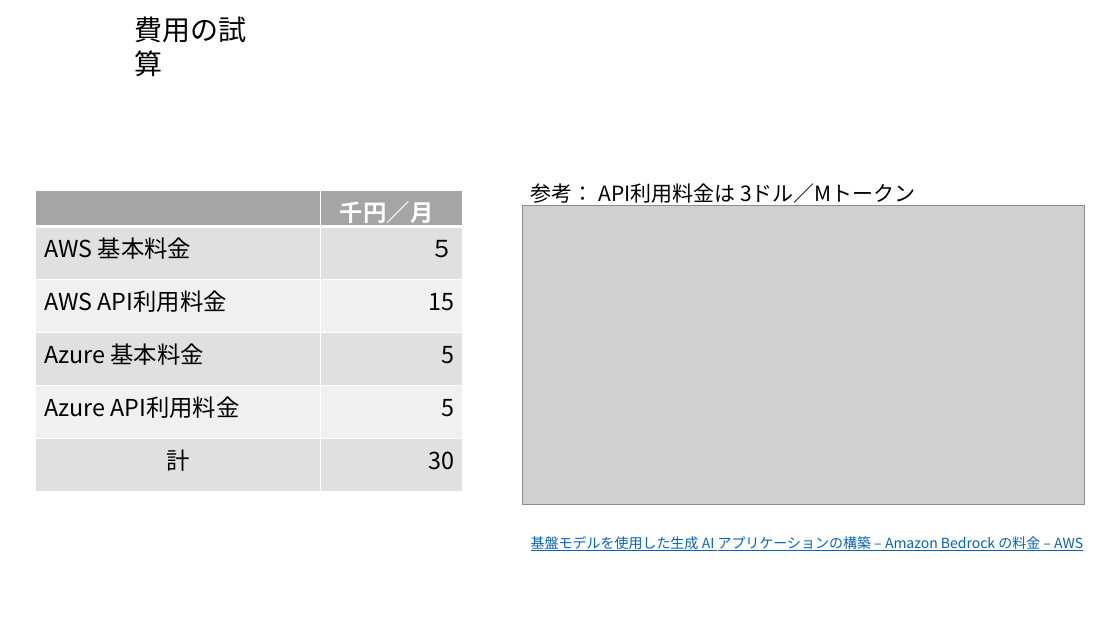
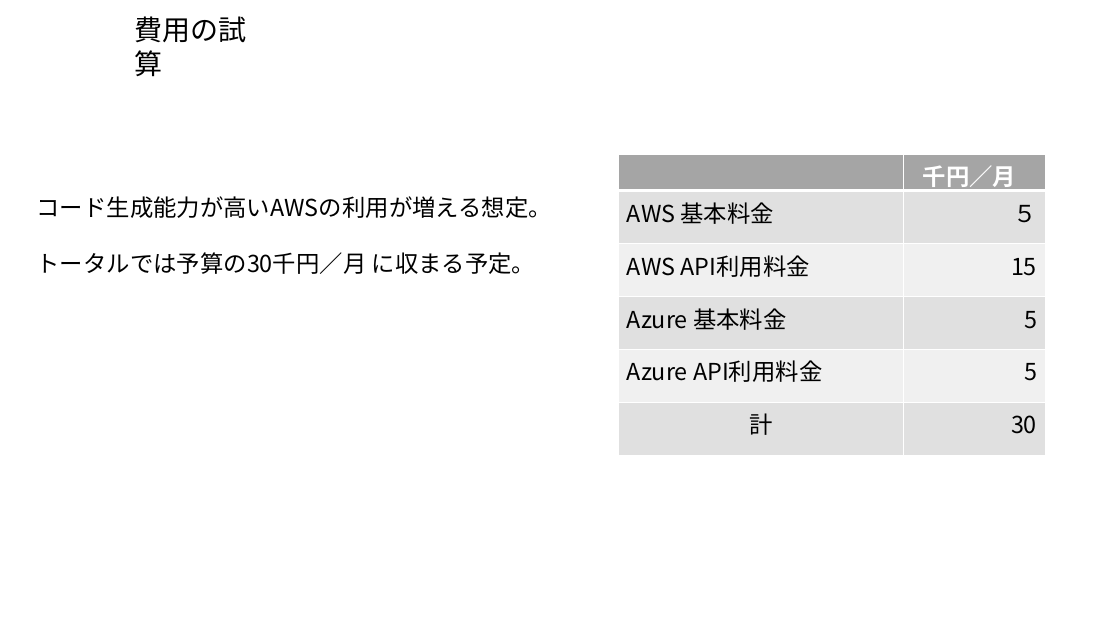
Before and after one commit to kiri0408/tyaga, a slide deck: slide 6 of aws_memo.pptx (slide 4 before the commit). Drawn at 1120x630 pixels with LibreOffice and Linux fonts; fonts in the diff are those of the drawing; grey boxes stand for pictures. Boxes give left, top, right and bottom in pixels: in the first picture for what was removed or moved away, otherwise in the second. Text is boxed around its words. In the diff, an @@ line names an element or a change of style, - is before the commit and + after.

```diff
--- a/aws_memo.pptx
+++ b/aws_memo.pptx
@@ table: place and size @@
-table at box(35, 190, 463, 491)
+table at box(618, 155, 1046, 455)
@@ text added at box(37, 196, 552, 274), 20 pt, text #000000 @@
+コード生成能力が高いAWSの利用が増える想定。
+トータルでは予算の30千円／月 に収まる予定。
@@ picture removed at box(523, 206, 1085, 505) @@
@@ text removed at box(531, 183, 916, 206) @@
-参考： API利用料金は 3ドル／Mトークン
@@ text removed at box(531, 536, 1083, 551) @@
-基盤モデルを使用した生成 AI アプリケーションの構築 – Amazon Bedrock の料金 – AWS
```
Also in this commit, not shown: 4 other slides changed, 3 slides added.
